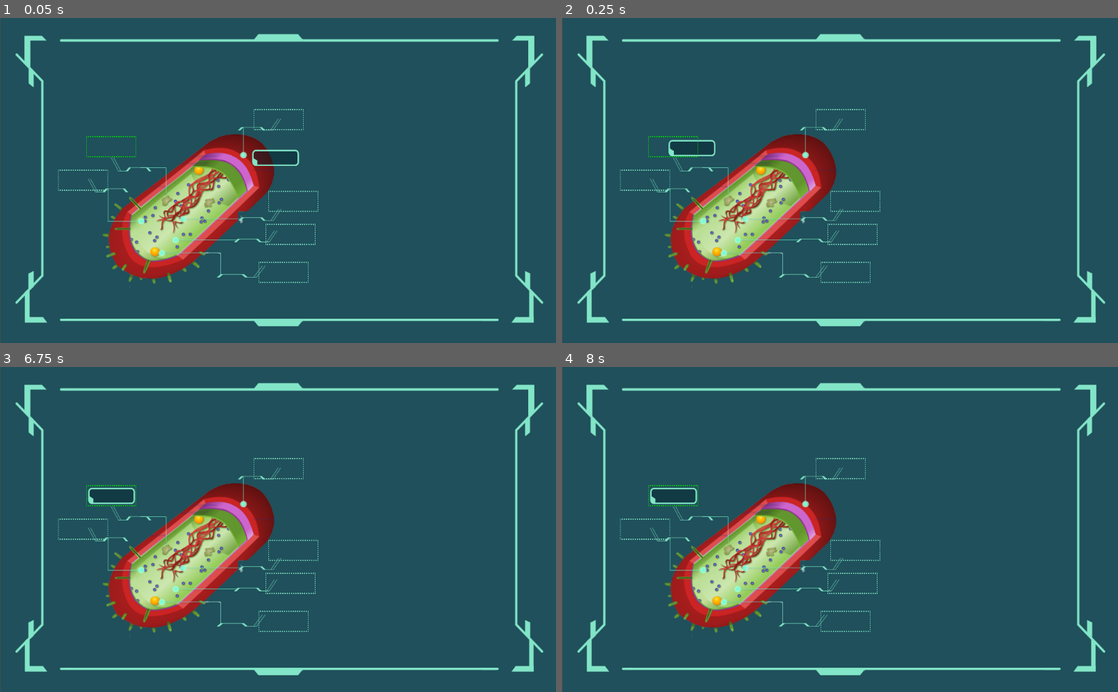
Above: before the commit, frames 1-4 (two rows, left to right).
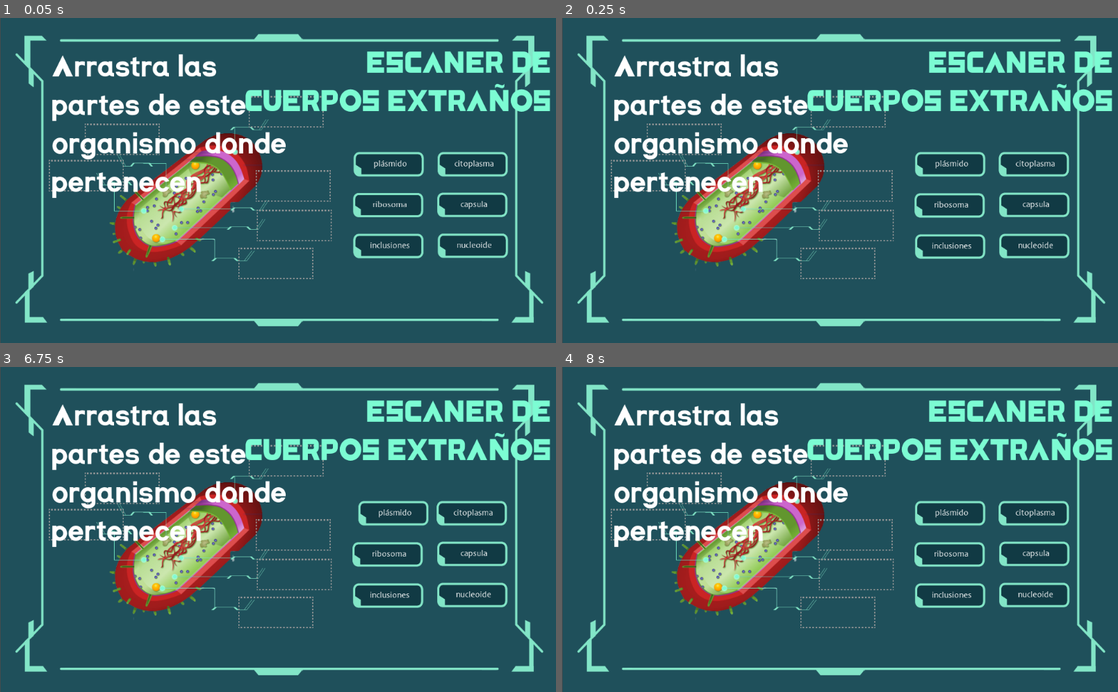
Above: after the commit, the same moments.

Repository: Space-Travelers/Game
Game: Godot game, scene res://src/scenes/immune_system/minigames/cell-parts/main.tscn
The game is run twice, just before and just after one commit, with the same random seed, the same clock (stepped at 60 frames per second) and the same inputs. This scene is started directly instead of the project's main scene.
Inputs (mouse positions are in pixels of both pictures, inside the frame that each line leads up to):
- Up to frame 1 (0.05 s): no input
- Up to frame 2 (0.25 s): no input
- Up to frame 3 (6.75 s): tap Enter (ui_accept) at 0.5, 0.77, 1.25, 1.52, 2, 2.75, 3.02, 3.5, 3.77, 4.25, 4.52, 6.02 s; move the mouse to (111, 497) at 0.52 s; hold Right (ui_right) 0.53-2.03 s; click (111, 497) at 0.6 s; move the mouse to (166, 545) at 1.27 s; click (166, 545) at 1.35 s; move the mouse to (333, 458) at 2.02 s; hold Left (ui_left) 2.03-2.78 s; click (333, 458) at 2.1 s; move the mouse to (250, 594) at 2.77 s; hold Right (ui_right) 2.78-4.28 s; click (250, 594) at 2.85 s; move the mouse to (444, 578) at 3.52 s; click (444, 578) at 3.6 s; move the mouse to (111, 480) at 4.27 s; hold Left (ui_left) 4.28-5.03 s; click (111, 480) at 4.35 s; move the mouse to (305, 529) at 5.02 s; hold Right (ui_right) 5.03-5.78 s; click (305, 529) at 5.1 s; move the mouse to (194, 448) at 5.77 s; hold Left (ui_left) from 5.78 s (still down); click (194, 448) at 5.85 s; move the mouse to (400, 513) at 6.52 s; click (400, 513) at 6.6 s
- Up to frame 4 (8 s): tap Enter (ui_accept) at 6.77, 7.52 s; move the mouse to (728, 545) at 7.27 s; release Left (ui_left) at 7.28 s; hold Right (ui_right) from 7.28 s (still down); click (728, 545) at 7.35 s

The runs differ from the first frame. In frame 1, 18% of the frame differs, in the area x 8-99%, y 10-82%; in frame 2, 18%; in frame 3, 18%; in frame 4, 18%.

Commit message:
validation, colors, avatar page

Diff:
--- /dev/null
+++ b/assets/UI/elements/container - select avatar.svg
@@ -0,0 +1,4 @@
+<svg width="774" height="153" viewBox="0 0 774 153" fill="none" xmlns="http://www.w3.org/2000/svg">
+<path d="M769 30.6389L733.465 5H36.5866L5 32.6111V109.528L30.6641 141.083L745.31 147L769 109.528V30.6389Z" fill="#2B6E89"/>
+<path d="M34.6124 5H36.5866M36.5866 5H733.465L769 30.6389V109.528L745.31 147L30.6641 141.083L5 109.528V32.6111L36.5866 5Z" stroke="#82E5C7" stroke-width="10"/>
+</svg>
--- a/font.tres
+++ b/font.tres
@@ -3,5 +3,5 @@
 [ext_resource path="res://assets/ttf/SpaceCapitan-Regular.otf" type="DynamicFontData" id=1]
 
 [resource]
-size = 29
+size = 56
 font_data = ExtResource( 1 )
--- /dev/null
+++ b/src/scenes/avatar/new scene.tscn
@@ -0,0 +1,50 @@
+[gd_scene load_steps=8 format=2]
+
+[ext_resource path="res://assets/UI/backgrounds/Select-avatar.png" type="Texture" id=1]
+[ext_resource path="res://assets/UI/elements/container - select avatar.svg" type="Texture" id=2]
+[ext_resource path="res://font.tres" type="DynamicFont" id=3]
+[ext_resource path="res://assets/UI/buttons/button-right.svg" type="Texture" id=4]
+[ext_resource path="res://assets/UI/buttons/check.png" type="Texture" id=5]
+[ext_resource path="res://assets/UI/astronauts/astronauta-2.svg" type="Texture" id=6]
+[ext_resource path="res://assets/UI/buttons/button-left.svg" type="Texture" id=7]
+
+[node name="Node2D" type="Node2D"]
+
+[node name="Sprite" type="Sprite" parent="."]
+position = Vector2( 264, 208 )
+scale = Vector2( 0.676587, 0.612016 )
+texture = ExtResource( 1 )
+offset = Vector2( 368.762, 149.506 )
+
+[node name="Check" type="Sprite" parent="Sprite"]
+position = Vector2( 960.704, 495.085 )
+texture = ExtResource( 5 )
+
+[node name="Container-SelectAvatar" type="Sprite" parent="."]
+position = Vector2( 527, 142 )
+scale = Vector2( 0.624183, 0.624183 )
+texture = ExtResource( 2 )
+
+[node name="Label" type="Label" parent="Container-SelectAvatar"]
+margin_left = -350.859
+margin_top = -57.6754
+margin_right = 343.141
+margin_bottom = 48.3246
+custom_fonts/font = ExtResource( 3 )
+text = "Seleccione un avatar"
+align = 1
+valign = 1
+autowrap = true
+
+[node name="Astronauta-2" type="Sprite" parent="."]
+position = Vector2( 533, 374 )
+scale = Vector2( 0.588658, 0.597169 )
+texture = ExtResource( 6 )
+
+[node name="Button-left" type="Sprite" parent="Astronauta-2"]
+position = Vector2( 395.815, -33.4913 )
+texture = ExtResource( 7 )
+
+[node name="Button-right" type="Sprite" parent="Astronauta-2"]
+position = Vector2( -387.322, -35.1659 )
+texture = ExtResource( 4 )
--- /dev/null
+++ b/src/scenes/immune_system/minigames/cell-parts/main.gd
@@ -0,0 +1,35 @@
+extends Node2D
+
+var nodes_availables;
+var rest_nodes = []
+# Called when the node enters the scene tree for the first time.
+func _ready():
+	rest_nodes = get_tree().get_nodes_in_group("zone")
+	nodes_availables = getEndPointsTotal()
+	for node in rest_nodes:
+		node.connect("dropzone_selected", self,"definition_selected")
+
+func getEndPointsTotal():
+	var total = 0
+	for node in rest_nodes:
+		if (!node.startPoint):
+			total= total+1
+	return total
+
+func validateAnswers():
+	var answer_nodes = get_tree().get_nodes_in_group("answer")
+	for answer in answer_nodes:
+		if (answer.id_definition != answer.id_expected ):
+			return false
+	return true
+
+
+func definition_selected():
+	print('here')
+	nodes_availables = nodes_availables - 1
+	print(nodes_availables)
+	if(nodes_availables == 0):
+		if(validateAnswers()):
+			print('Ganaste')
+		else:
+			print('Perdiste')
--- a/src/scenes/immune_system/minigames/cell-parts/main.tscn
+++ b/src/scenes/immune_system/minigames/cell-parts/main.tscn
@@ -1,46 +1,156 @@
-[gd_scene load_steps=5 format=2]
+[gd_scene load_steps=7 format=2]
 
 [ext_resource path="res://src/scenes/shared/dropzone/dropzone.tscn" type="PackedScene" id=1]
 [ext_resource path="res://src/scenes/shared/draggable/draggable.tscn" type="PackedScene" id=2]
 [ext_resource path="res://assets/UI/backgrounds/background_alpha_soup.png" type="Texture" id=3]
 [ext_resource path="res://assets/UI/elements/cell image.png" type="Texture" id=4]
+[ext_resource path="res://font.tres" type="DynamicFont" id=5]
+[ext_resource path="res://src/scenes/immune_system/minigames/cell-parts/main.gd" type="Script" id=6]
 
 [node name="Node2D" type="Node2D"]
+script = ExtResource( 6 )
 
 [node name="BackgroundAlphaSoup" type="Sprite" parent="."]
-position = Vector2( 514, 299.25 )
+position = Vector2( 65, 506 )
 scale = Vector2( 0.683544, 0.611507 )
 texture = ExtResource( 3 )
+offset = Vector2( 656.871, -338.099 )
 
 [node name="CellImage" type="Sprite" parent="."]
-position = Vector2( 352, 347 )
-scale = Vector2( 0.747755, 0.747755 )
+position = Vector2( 347, 331 )
+scale = Vector2( 0.666979, 0.666979 )
 texture = ExtResource( 4 )
 
-[node name="dropzoneContainer" parent="." instance=ExtResource( 2 )]
-position = Vector2( 727, 273 )
-scale = Vector2( 0.5, 0.5 )
+[node name="Node2D7" parent="." instance=ExtResource( 1 )]
+position = Vector2( 714, 270 )
+scale = Vector2( 0.75, 0.75 )
+startPoint = true
+id_definition = 1
 
-[node name="Node2D" parent="." instance=ExtResource( 1 )]
-position = Vector2( 205, 238 )
-scale = Vector2( 0.5, 0.5 )
+[node name="Node2D8" parent="." instance=ExtResource( 1 )]
+position = Vector2( 868, 270 )
+scale = Vector2( 0.75, 0.75 )
+startPoint = true
+id_definition = 2
 
-[node name="Node2D2" parent="." instance=ExtResource( 1 )]
-position = Vector2( 513, 188 )
-scale = Vector2( 0.5, 0.5 )
+[node name="Node2D12" parent="." instance=ExtResource( 1 )]
+position = Vector2( 713, 346 )
+scale = Vector2( 0.75, 0.75 )
+startPoint = true
+id_definition = 3
 
-[node name="Node2D3" parent="." instance=ExtResource( 1 )]
-position = Vector2( 540, 339 )
-scale = Vector2( 0.5, 0.5 )
+[node name="Node2D11" parent="." instance=ExtResource( 1 )]
+position = Vector2( 869, 345 )
+scale = Vector2( 0.75, 0.75 )
+startPoint = true
+id_definition = 4
 
-[node name="Node2D4" parent="." instance=ExtResource( 1 )]
-position = Vector2( 522, 470 )
-scale = Vector2( 0.5, 0.5 )
+[node name="Node2D10" parent="." instance=ExtResource( 1 )]
+position = Vector2( 714, 422 )
+scale = Vector2( 0.75, 0.75 )
+startPoint = true
+id_definition = 5
 
-[node name="Node2D5" parent="." instance=ExtResource( 1 )]
-position = Vector2( 535, 400 )
-scale = Vector2( 0.5, 0.5 )
+[node name="Node2D9" parent="." instance=ExtResource( 1 )]
+position = Vector2( 869, 421 )
+scale = Vector2( 0.75, 0.75 )
+startPoint = true
+id_definition = 6
 
-[node name="Node2D6" parent="." instance=ExtResource( 1 )]
-position = Vector2( 153, 300 )
-scale = Vector2( 0.5, 0.5 )
+[node name="cell-part" parent="." instance=ExtResource( 2 )]
+position = Vector2( 716, 270 )
+scale = Vector2( 0.75, 0.75 )
+word = "plásmido"
+id_definition = 1
+parts_game = true
+
+[node name="cell-part2" parent="." instance=ExtResource( 2 )]
+position = Vector2( 871, 270 )
+scale = Vector2( 0.75, 0.75 )
+index = 1
+word = "citoplasma"
+id_definition = 2
+parts_game = true
+
+[node name="cell-part3" parent="." instance=ExtResource( 2 )]
+position = Vector2( 715, 345 )
+scale = Vector2( 0.75, 0.75 )
+index = 2
+word = "ribosoma"
+id_definition = 3
+parts_game = true
+
+[node name="cell-part4" parent="." instance=ExtResource( 2 )]
+position = Vector2( 869, 345 )
+scale = Vector2( 0.75, 0.75 )
+index = 3
+word = "capsula"
+id_definition = 4
+parts_game = true
+
+[node name="cell-part5" parent="." instance=ExtResource( 2 )]
+position = Vector2( 715, 420 )
+scale = Vector2( 0.75, 0.75 )
+index = 4
+word = "inclusiones"
+id_definition = 5
+parts_game = true
+
+[node name="cell-part6" parent="." instance=ExtResource( 2 )]
+position = Vector2( 871, 420 )
+scale = Vector2( 0.75, 0.75 )
+index = 5
+word = "nucleoide"
+id_definition = 6
+parts_game = true
+
+[node name="Node2D" parent="." groups=["answer"] instance=ExtResource( 1 )]
+position = Vector2( 225, 225 )
+scale = Vector2( 0.75, 0.75 )
+id_expected = 6
+
+[node name="Node2D2" parent="." groups=["answer"] instance=ExtResource( 1 )]
+position = Vector2( 527, 174 )
+scale = Vector2( 0.75, 0.75 )
+id_expected = 1
+
+[node name="Node2D3" parent="." groups=["answer"] instance=ExtResource( 1 )]
+position = Vector2( 540, 311 )
+scale = Vector2( 0.75, 0.75 )
+id_expected = 2
+
+[node name="Node2D4" parent="." groups=["answer"] instance=ExtResource( 1 )]
+position = Vector2( 508, 454 )
+scale = Vector2( 0.75, 0.75 )
+id_expected = 4
+
+[node name="Node2D5" parent="." groups=["answer"] instance=ExtResource( 1 )]
+position = Vector2( 542, 384 )
+scale = Vector2( 0.75, 0.75 )
+id_expected = 3
+
+[node name="Node2D6" parent="." groups=["answer"] instance=ExtResource( 1 )]
+position = Vector2( 159, 292 )
+scale = Vector2( 0.75, 0.75 )
+id_expected = 5
+
+[node name="Label2" type="Label" parent="."]
+margin_left = 450.0
+margin_top = 45.0
+margin_right = 934.0
+margin_bottom = 118.0
+custom_colors/font_color = Color( 0.486275, 0.988235, 0.827451, 1 )
+custom_fonts/font = ExtResource( 5 )
+text = "ESCANER DE
+CUERPOS EXTRAÑOS"
+align = 2
+
+[node name="Label" type="Label" parent="."]
+margin_left = 94.0
+margin_top = 52.0
+margin_right = 531.0
+margin_bottom = 125.0
+custom_fonts/font = ExtResource( 5 )
+text = "Arrastra las partes de este
+organismo donde pertenecen"
+autowrap = true
--- a/src/scenes/immune_system/minigames/definitions/Main.gd
+++ b/src/scenes/immune_system/minigames/definitions/Main.gd
@@ -15,7 +15,7 @@
 # Called when the node enters the scene tree for the first time.
 func _ready():
 	$HTTPRequest.connect("request_completed", self, "_on_request_completed")
-	$HTTPRequest.request("https://spacback.herokuapp.com/minigames/definiciones")
+	$HTTPRequest.request("https://spacetravelers.herokuapp.com/minigames/definiciones")
 
 	rest_nodes = get_tree().get_nodes_in_group("zone")
 	nodes_availables = getEndPointsTotal()
--- a/src/scenes/shared/draggable/draggable.gd
+++ b/src/scenes/shared/draggable/draggable.gd
@@ -7,7 +7,7 @@
 export var index : int
 export var word : String
 export var id_definition : int
-onready var only_once : bool = true
+export var parts_game : bool
 
 
 # Called when the node enters the scene tree for the first time.
@@ -15,6 +15,12 @@
 	rest_nodes = get_tree().get_nodes_in_group("zone")
 	rest_point = rest_nodes[index].global_position
 	rest_nodes[index].select()
+	if(parts_game):
+		var label = get_node("Label")
+		print(label)
+		label.text = word
+
+
 
 
 
@@ -22,7 +28,6 @@
 	word = definiton_word
 	var label = get_node("Label")
 	label.text = word
-
 
 
 
--- a/src/scenes/shared/dropzone/dropzone.gd
+++ b/src/scenes/shared/dropzone/dropzone.gd
@@ -2,7 +2,8 @@
 
 var selected = false
 export var startPoint : bool
-var id_definition : int
+export var id_definition : int
+export var id_expected: int
 var color = Color.transparent
 signal dropzone_selected
 
@@ -15,13 +16,15 @@
 
 func set_id(id):
 	id_definition = id
+	print(id_definition)
 
 func select():
 	var rest_nodes = get_tree().get_nodes_in_group("zone")
 	for node in rest_nodes:
+		print(Global.actual_id_definition)
 		if (node.id_definition == Global.actual_id_definition):
 			node.deselect()
-	modulate = Color.green
+	modulate = Color.aquamarine
 	selected = true
 	emit_signal("dropzone_selected")
 
--- a/src/scenes/shared/dropzone/dropzone.tscn
+++ b/src/scenes/shared/dropzone/dropzone.tscn
@@ -1,6 +1,6 @@
 [gd_scene load_steps=3 format=2]
 
-[ext_resource path="res://assets/UI/elements/rectangle-dropZone.png" type="Texture" id=1]
+[ext_resource path="res://assets/UI/elements/dropzone-gray.png" type="Texture" id=1]
 [ext_resource path="res://src/scenes/shared/dropzone/dropzone.gd" type="Script" id=2]
 
 [node name="Node2D" type="Position2D" groups=["zone"]]
Not shown, added: assets/UI/elements/container - select avatar.svg.import
Binary file added: assets/UI/elements/dropzone-gray.png
Not shown, added: assets/UI/elements/dropzone-gray.png.import
